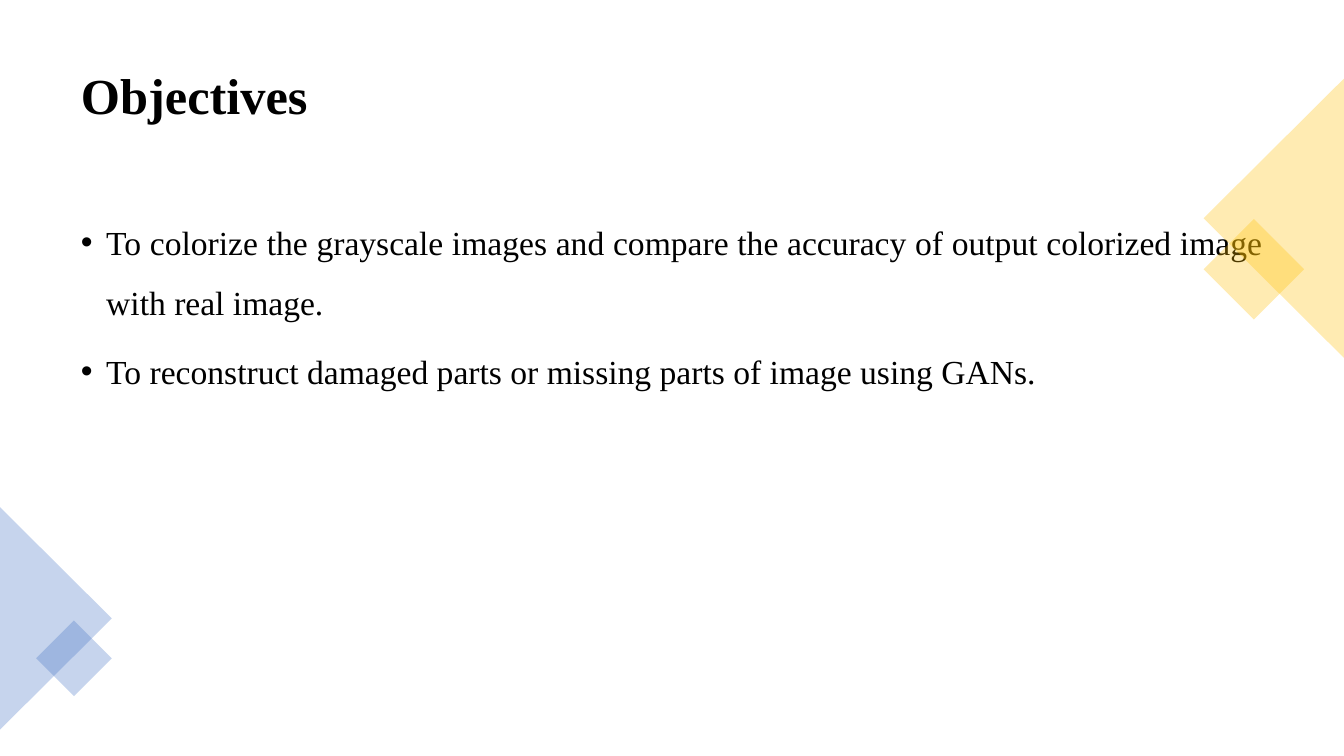
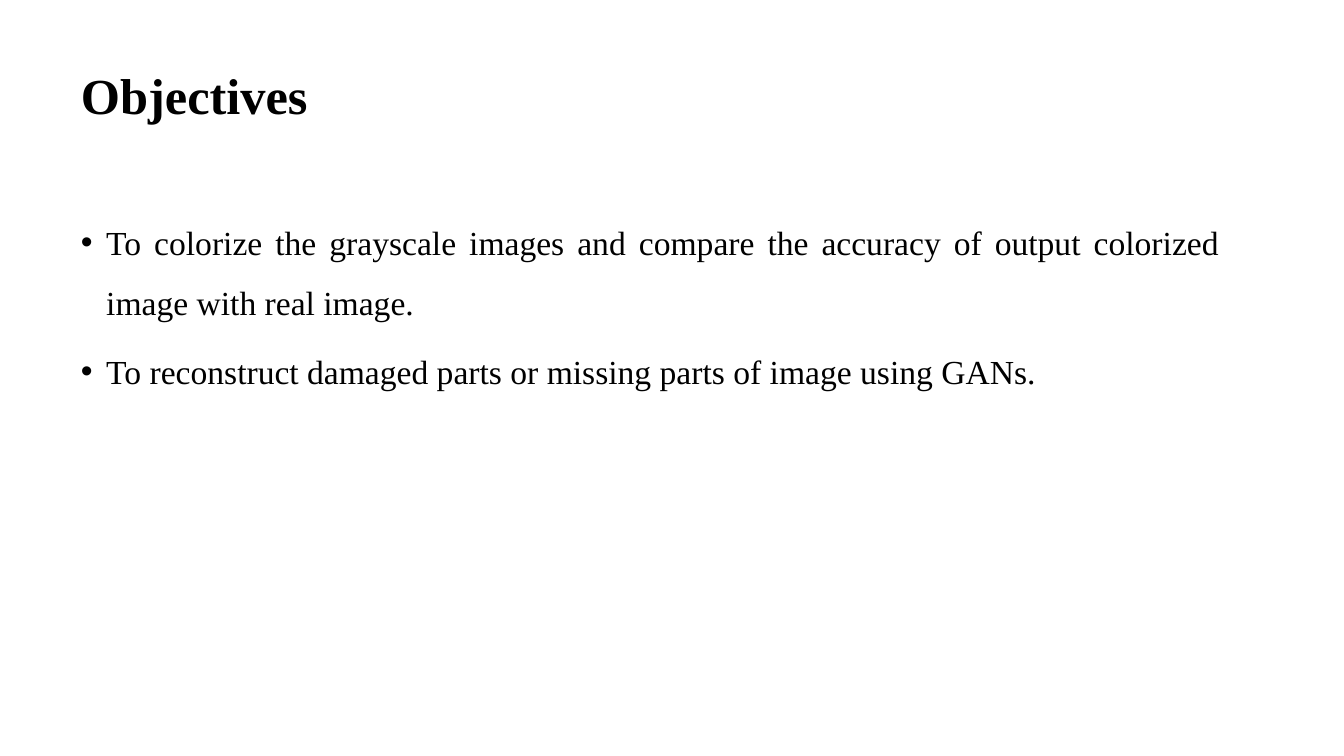
Before and after one commit to sujanW0W/MajorProject, a slide deck: slide 4 of Image colorization and Inpainting/Image inpainting and colourization.pptx. Drawn at 1344x756 pixels with LibreOffice and Linux fonts; fonts in the diff are those of the drawing. Boxes give left, top, right and bottom in pixels: in the first picture for what was removed or moved away, otherwise in the second. Text is boxed around its words. In the diff, an @@ line names an element or a change of style, - is before the commit and + after.

```diff
--- a/Image colorization and Inpainting/Image inpainting and colourization.pptx
+++ b/Image colorization and Inpainting/Image inpainting and colourization.pptx
@@ triangle removed at [1204,79,1344,358] @@
@@ text "To colorize the grayscale images ..." rewrapped from [106,228,1262,391] to [106,231,1219,391] @@
@@ rectangle removed at [1204,219,1305,320] @@
@@ triangle removed at [0,507,112,730] @@
@@ rectangle removed at [36,620,112,696] @@
```
Also in this commit, not shown: 14 other slides changed, 8 slides added.
